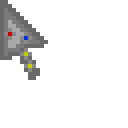
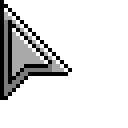
Before/after of a 128×128 layered artwork. What changed in the layer stack:
painted on "Arrière-plan" over [0, 0, 72, 100]
